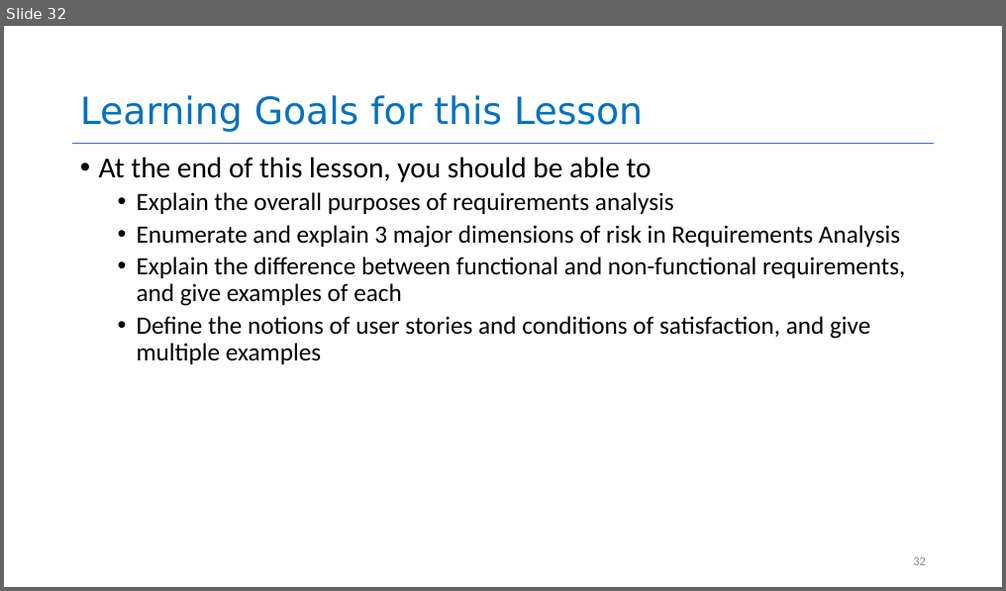
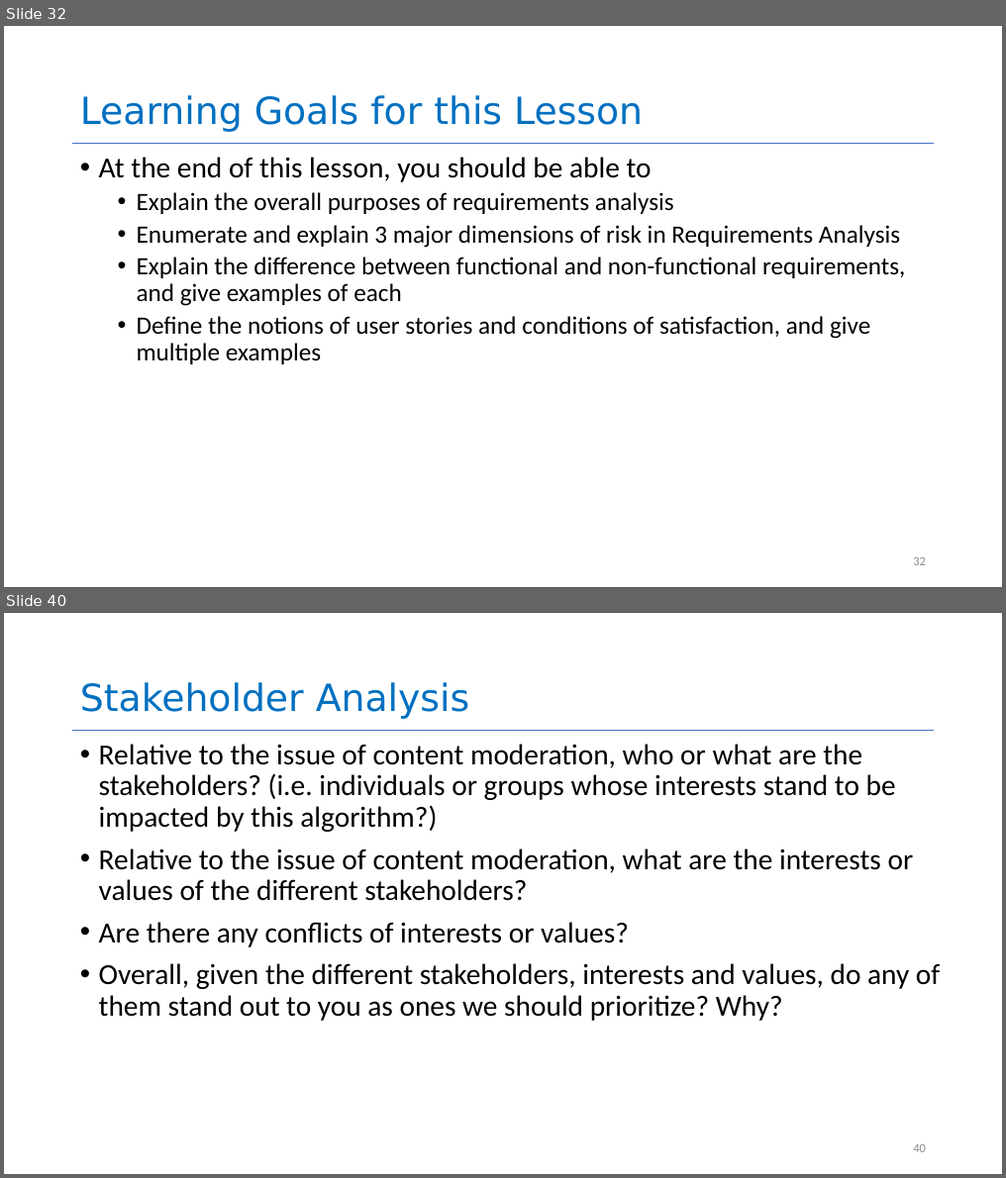
Before and after one commit to yashburshe/CS4530-Fall-2025, a slide deck: Slides/Module 01.2 Requirements Gathering.pptx. Shown one above the other, each under a label of ours: slide 32 before the commit, slides 32 and 40 after it; the slides between them are not shown. The pictures are 1006x591 and 1006x1178 pixels, drawn with LibreOffice and Linux fonts; fonts in the diff are those of the drawing. Boxes give left, top, right and bottom in pixels: in the first picture for what was removed or moved away, otherwise in the second. Text is boxed around its words. In the diff, an @@ line names an element or a change of style, - is before the commit and + after.

```diff
--- a/Slides/Module 01.2 Requirements Gathering.pptx
+++ b/Slides/Module 01.2 Requirements Gathering.pptx
@@ slide 40 added at [4,613,1002,1174], background #FFFFFF; not listed: 1 template element that a slide beside it also shows @@
@@ title added at [80,682,470,719], 36 pt, text #0070C0 @@
+Stakeholder Analysis
@@ text added at [99,744,940,1021], 28 pt, text #000000 @@
+• Relative to the issue of content moderation, who or what are the stakeholders? (i.e. individuals or groups whose interests stand to be impacted by this algorithm?)
+• Relative to the issue of content moderation, what are the interests or values of the different stakeholders?
+• Are there any conflicts of interests or values?
+• Overall, given the different stakeholders, interests and values, do any of them stand out to you as ones we should prioritize? Why?
@@ page number added at [913,1145,926,1153], 12 pt, text #8C8C8C @@
+40
```
Also in this commit, not shown: 10 other slides added, 1 other file.
